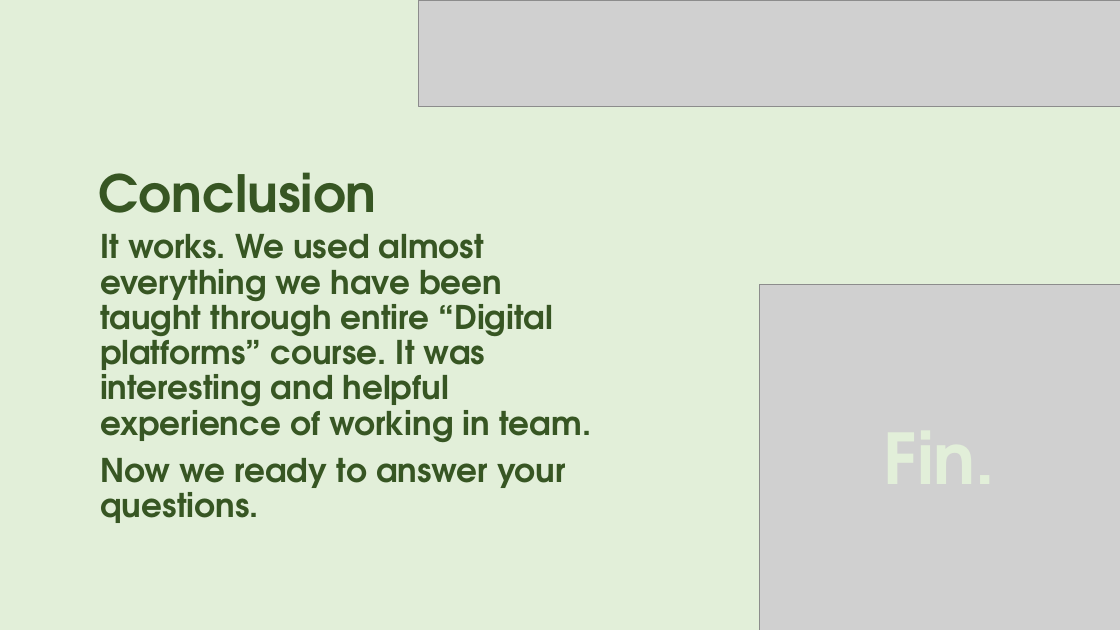
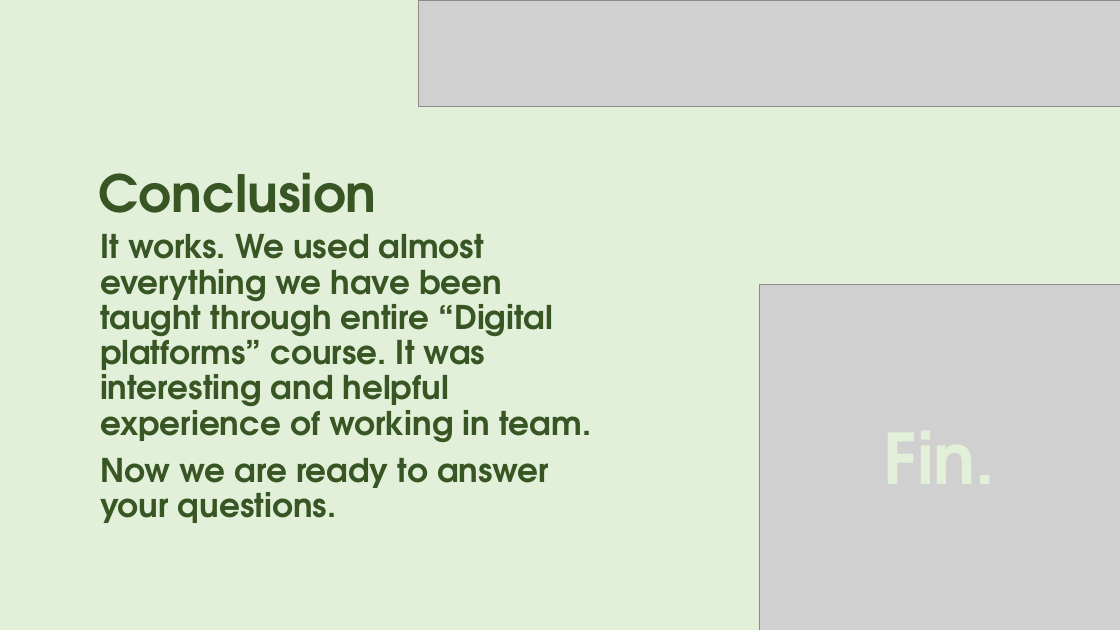
Before and after one commit to AsphodelRem/tv-tennis, a slide deck: slide 14 of presentation.pptx. Drawn at 1120x630 pixels with LibreOffice and Linux fonts; fonts in the diff are those of the drawing; grey boxes stand for pictures. Boxes give left, top, right and bottom in pixels: in the first picture for what was removed or moved away, otherwise in the second. Text is boxed around its words. In the diff, an @@ line names an element or a change of style, - is before the commit and + after.

```diff
--- a/presentation.pptx
+++ b/presentation.pptx
@@ text at <box>100,458,549,523</box>: text changed @@
-Now we ready to answer your questions.
+Now we are ready to answer your questions.
```
Also in this commit, not shown: 9 other slides changed.
